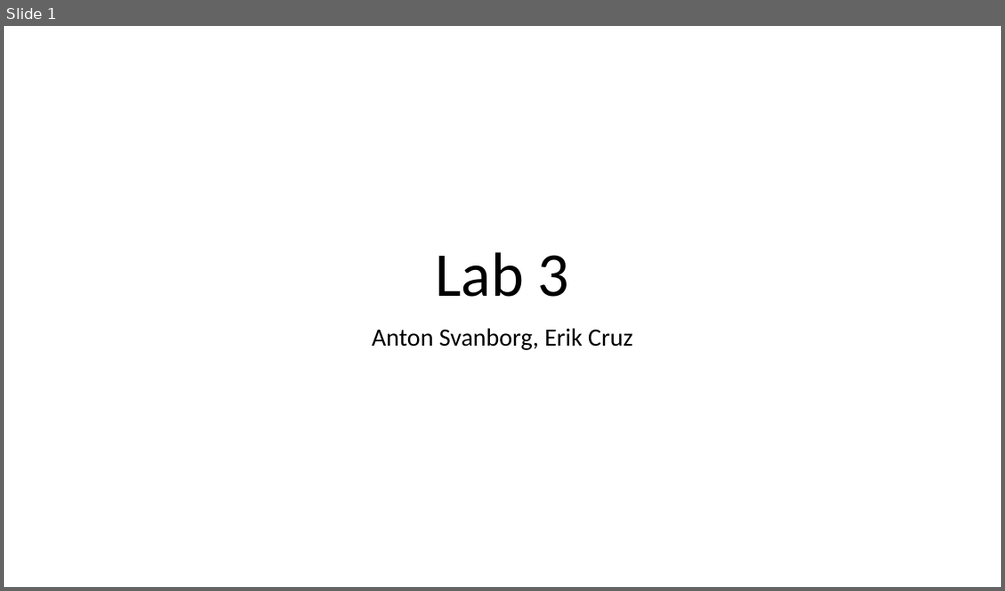
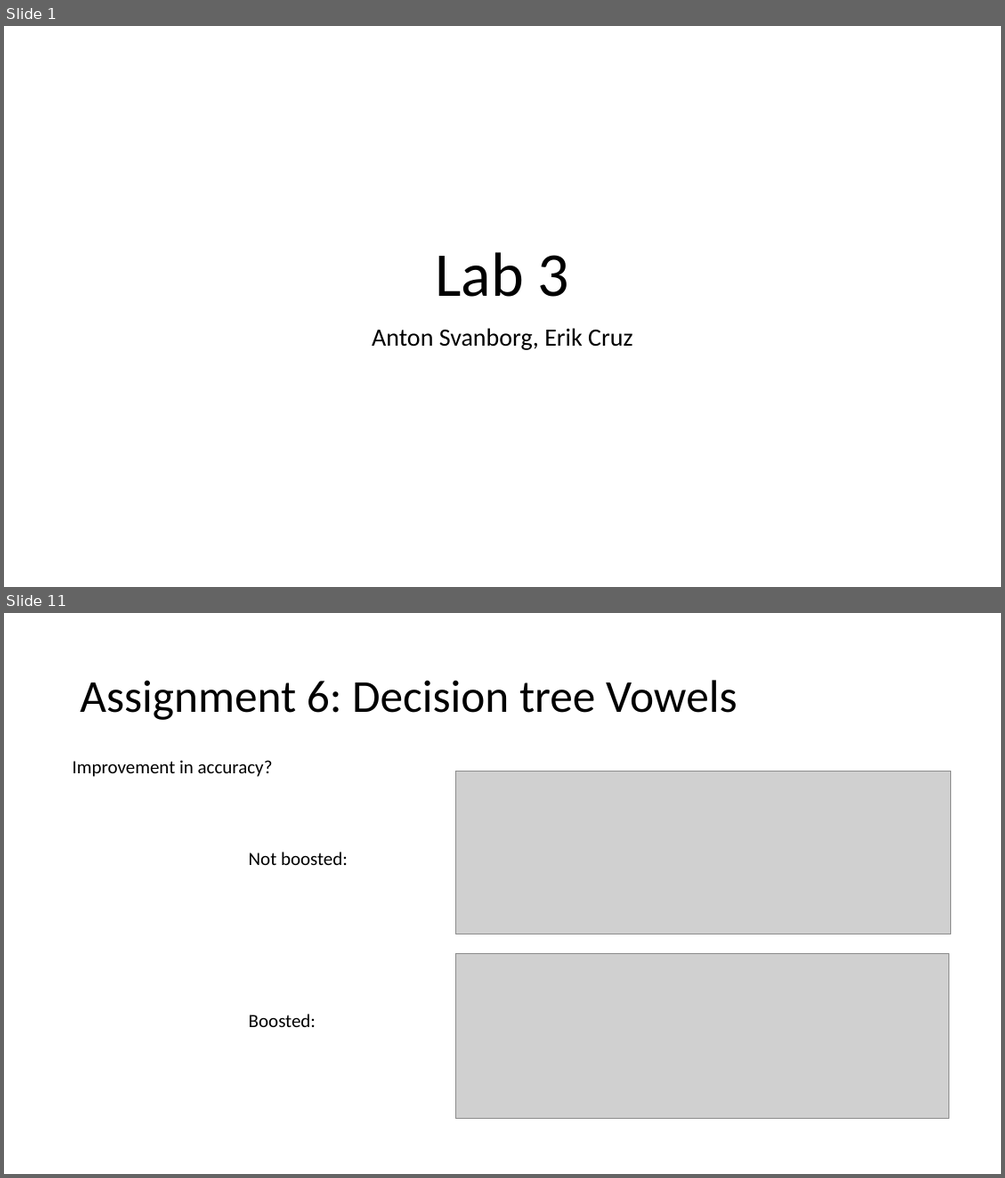
Before and after one commit to a-svanborg/ML-Bayes-Boosting, a slide deck: Presentation.pptx. Shown one above the other, each under a label of ours: slide 1 before the commit, slides 1 and 11 after it; the slides between them are not shown. The pictures are 1005x591 and 1005x1178 pixels, drawn with LibreOffice and Linux fonts; fonts in the diff are those of the drawing; grey boxes stand for pictures. Boxes give left, top, right and bottom in pixels: in the first picture for what was removed or moved away, otherwise in the second. Text is boxed around its words. In the diff, an @@ line names an element or a change of style, - is before the commit and + after.

```diff
--- a/Presentation.pptx
+++ b/Presentation.pptx
@@ slide 11 added at [4, 613, 1001, 1174], background #FFFFFF @@
@@ title added at [80, 680, 737, 720], 44 pt, text #000000 @@
+Assignment 6: Decision tree Vowels
@@ text added at [73, 760, 273, 777], 18 pt, text #000000 @@
+Improvement in accuracy?
@@ picture added at [455, 771, 951, 933] @@
@@ text added at [249, 852, 348, 865], 18 pt, text #000000 @@
+Not boosted:
@@ picture added at [455, 953, 949, 1119] @@
@@ text added at [249, 1013, 316, 1027], 18 pt, text #000000 @@
+Boosted:
```
Also in this commit, not shown: 13 other slides added, 3 other files.
